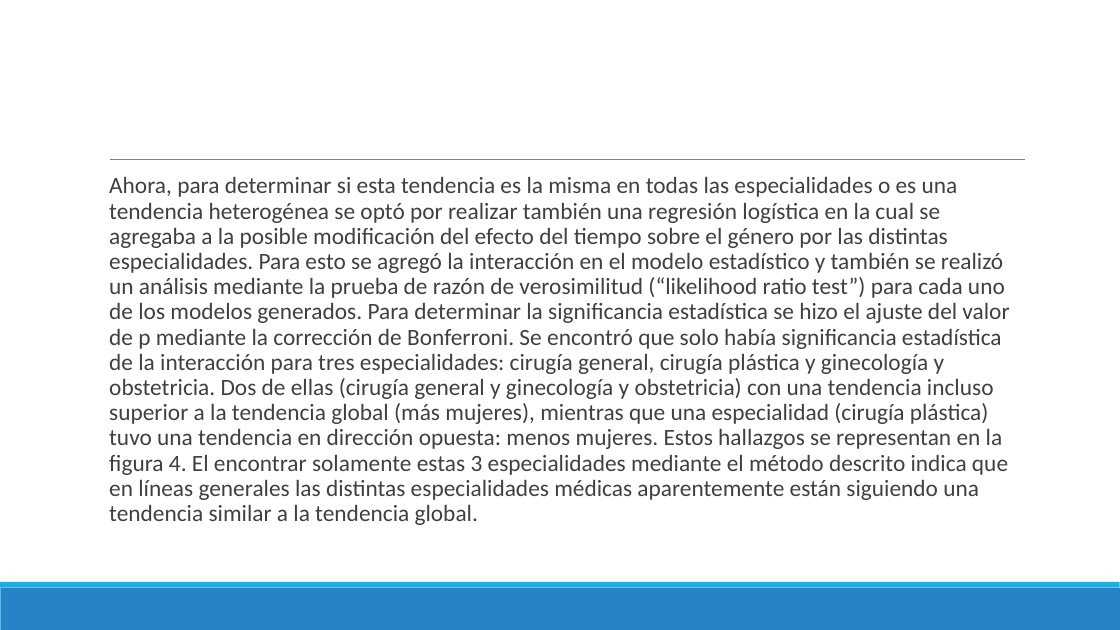
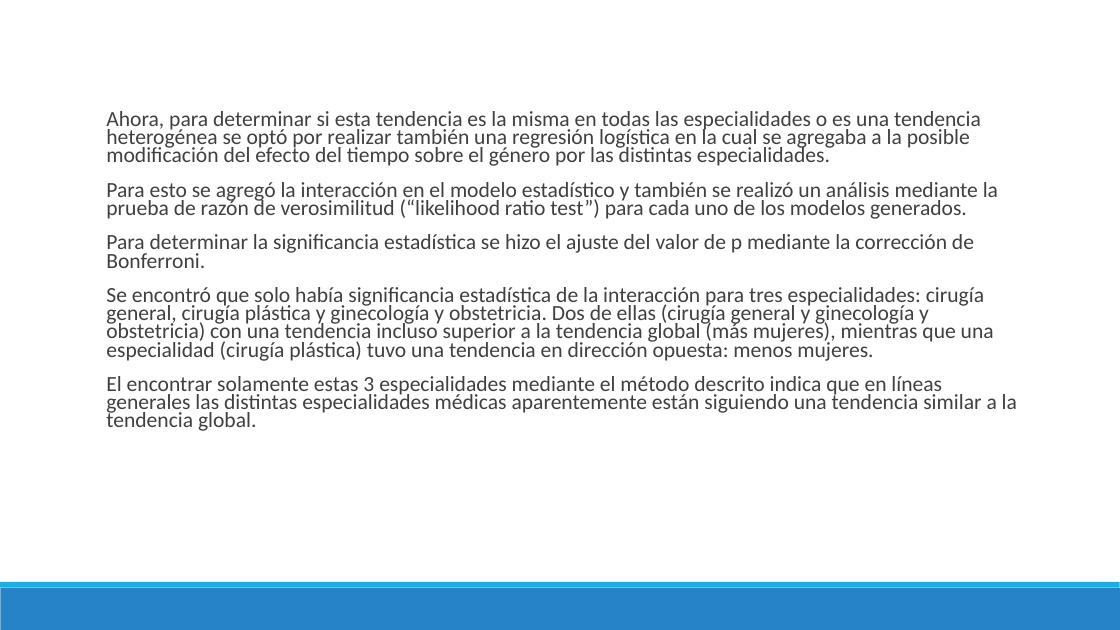
Before and after one commit to danimedi/tesis_genero_especialidades, a slide deck: slide 29 of doc/diapositivas_sustentacion_tesis.pptx (slide 28 before the commit). Drawn at 1120x630 pixels with LibreOffice and Linux fonts; fonts in the diff are those of the drawing. Boxes give left, top, right and bottom in pixels: in the first picture for what was removed or moved away, otherwise in the second. Text is boxed around its words. In the diff, an @@ line names an element or a change of style, - is before the commit and + after.

```diff
--- a/doc/diapositivas_sustentacion_tesis.pptx
+++ b/doc/diapositivas_sustentacion_tesis.pptx
@@ text at (106,111,1017,431): text changed; size 20 to 18.5 pt @@
-  Ahora, para determinar si esta tendencia es la misma en todas las especialidades o es una tendencia heterogénea se optó por realizar también una regresión logística en la cual se agregaba a la posible modificación del efecto del tiempo sobre el género por las distintas especialidades. Para esto se agregó la interacción en el modelo estadístico y también se realizó un análisis mediante la prueba de razón de verosimilitud (“likelihood ratio test”) para cada uno de los modelos generados. Para determinar la significancia estadística se hizo el ajuste del valor de p mediante la corrección de Bonferroni. Se encontró que solo había significancia estadística de la interacción para tres especialidades: cirugía general, cirugía plástica y ginecología y obstetricia. Dos de ellas (cirugía general y ginecología y obstetricia) con una tendencia incluso superior a la tendencia global (más mujeres), mientras que una especialidad (cirugía plástica) tuvo una tendencia en dirección opuesta: menos mujeres. Estos hallazgos se representan en la figura 4. El encontrar solamente estas 3 especialidades mediante el método descrito indica que en líneas generales las distintas especialidades médicas aparentemente están siguiendo una tendencia similar a la tendencia global.
+  Ahora, para determinar si esta tendencia es la misma en todas las especialidades o es una tendencia heterogénea se optó por realizar también una regresión logística en la cual se agregaba a la posible modificación del efecto del tiempo sobre el género por las distintas especialidades.
+  Para esto se agregó la interacción en el modelo estadístico y también se realizó un análisis mediante la prueba de razón de verosimilitud (“likelihood ratio test”) para cada uno de los modelos generados.
+  Para determinar la significancia estadística se hizo el ajuste del valor de p mediante la corrección de Bonferroni.
+  Se encontró que solo había significancia estadística de la interacción para tres especialidades: cirugía general, cirugía plástica y ginecología y obstetricia. Dos de ellas (cirugía general y ginecología y obstetricia) con una tendencia incluso superior a la tendencia global (más mujeres), mientras que una especialidad (cirugía plástica) tuvo una tendencia en dirección opuesta: menos mujeres.
+  El encontrar solamente estas 3 especialidades mediante el método descrito indica que en líneas generales las distintas especialidades médicas aparentemente están siguiendo una tendencia similar a la tendencia global.
@@ line removed from (110, 160) to (1026, 160) @@
```
Also in this commit, not shown: 20 other slides changed, 7 slides added, 4 slides removed, 1 other file.
